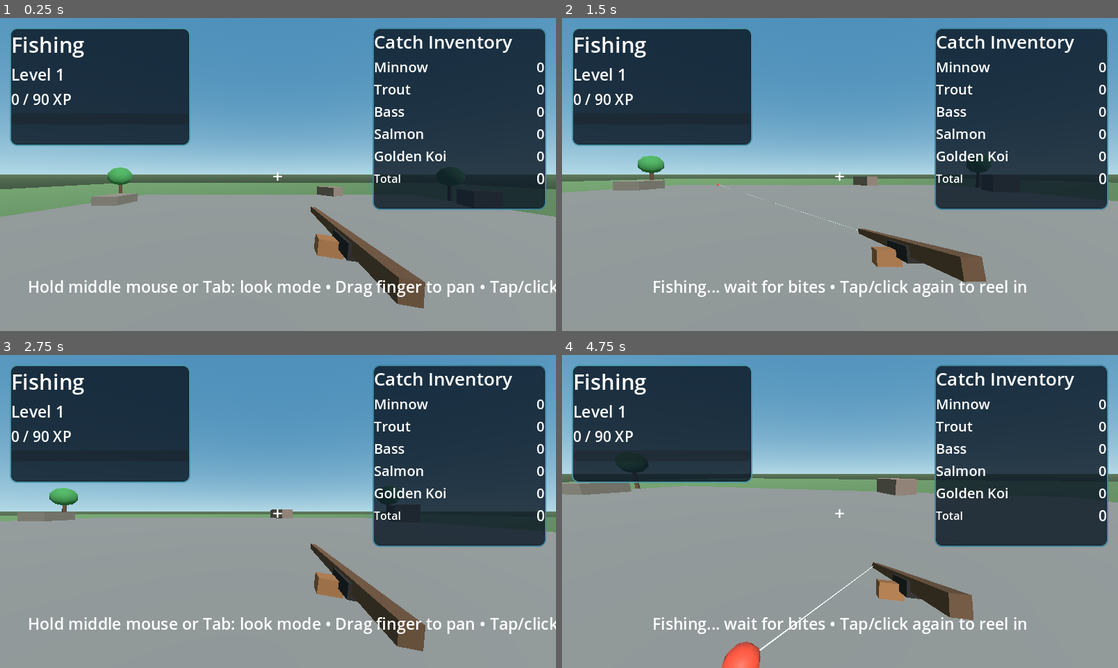
Above: before the commit, frames 1-4 (two rows, left to right).
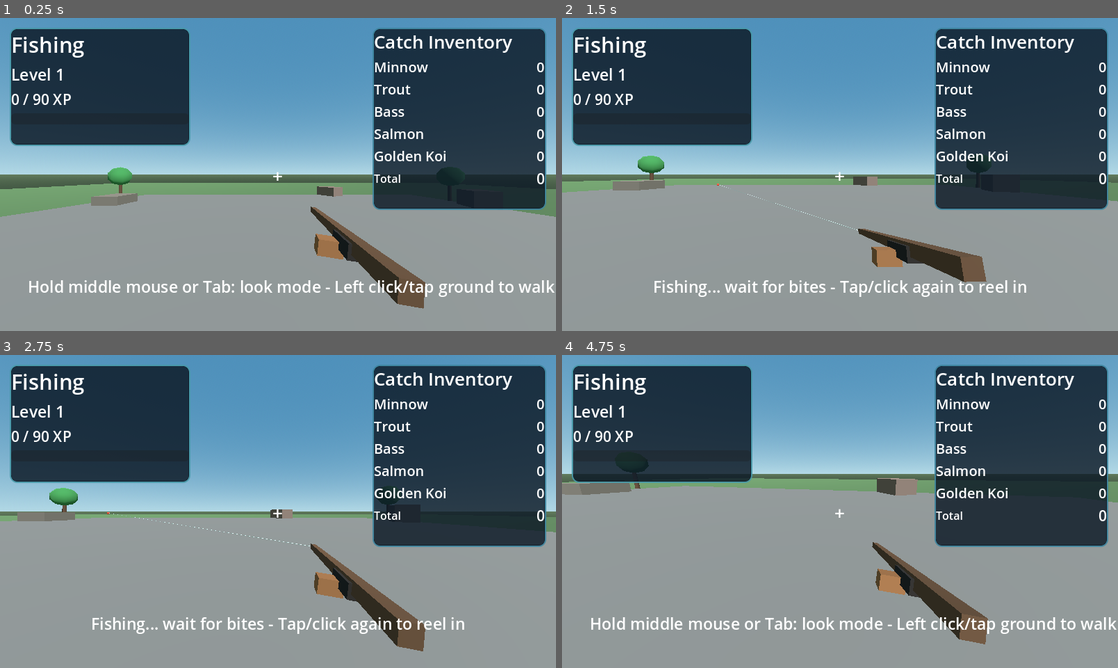
Above: after the commit, the same moments.

Repository: Churper/Skilling
Game: Godot game, scene res://scenes/main.tscn
The game is run twice, just before and just after one commit, with the same random seed, the same clock (stepped at 60 frames per second) and the same inputs.
Inputs (mouse positions are in pixels of both pictures, inside the frame that each line leads up to):
- Up to frame 1 (0.25 s): no input
- Up to frame 2 (1.5 s): tap Enter at 0.5 s; move the mouse to (962, 158) at 0.52 s; press the mouse at (962, 158) at 0.53 s; hold D (move_right) 0.53-1.25 s; tap Space (jump) at 0.77 s; release the mouse at (962, 158) at 1.25 s; drag from (728, 190) to (812, 237) at 1.27 s
- Up to frame 3 (2.75 s): move the mouse to (333, 442) at 2.02 s; hold D (move_right) from 2.03 s (still down); hold Tab (toggle_mouse_capture) from 2.03 s (still down); click (333, 442) at 2.3 s
- Up to frame 4 (4.75 s): move the mouse to (834, 517) at 2.77 s; release D (move_right) at 2.78 s; release Tab (toggle_mouse_capture) at 2.78 s; hold W (move_forward) from 2.78 s (still down); click (834, 517) at 2.85 s; tap Space (jump) at 3.02, 3.77, 4.52 s; move the mouse to (878, 514) at 3.52 s; press the mouse at (878, 514) at 3.53 s; move the mouse to (795, 508) at 4.27 s; release the mouse at (795, 508) at 4.28 s; tap Tab (toggle_mouse_capture) at 4.35 s; click (795, 508) at 4.55 s

The runs differ from the first frame. In frame 1, 0.8% of the frame differs, in the area x 58-100%, y 83-90%; in frame 2, 0.5%; in frame 3, 1.7%; in frame 4, 3.7%, in the area x 5-100%, y 59-100%.

Commit message:
Add click-to-move and boost water color profile

Diff:
--- a/data/game_config.json
+++ b/data/game_config.json
@@ -3,9 +3,9 @@
     "fishing_title": "Fishing",
     "inventory_title": "Catch Inventory",
     "status": {
-      "ready": "Hold middle mouse or Tab: look mode • Drag finger to pan • Tap/click water: cast",
+      "ready": "Hold middle mouse or Tab: look mode - Left click/tap ground to walk - Left click/tap water to cast - Drag finger to pan",
       "reel_prompt": "Tap/click to reel in",
-      "casting": "Fishing... wait for bites • Tap/click again to reel in",
+      "casting": "Fishing... wait for bites - Tap/click again to reel in",
       "cast_on_water": "Cast on water"
     }
   },
@@ -28,12 +28,12 @@
   },
   "world": {
     "water": {
-      "shallow_color": [0.56, 0.93, 1.0, 0.48],
-      "deep_color": [0.10, 0.46, 0.72, 0.72],
-      "edge_foam_color": [0.84, 0.98, 1.0, 0.78],
-      "wave_height": 0.07,
-      "wave_speed": 1.35,
-      "ripple_density": 15.0
+      "shallow_color": [0.20, 0.90, 1.00, 0.58],
+      "deep_color": [0.02, 0.26, 0.82, 0.84],
+      "edge_foam_color": [0.92, 1.00, 1.00, 0.92],
+      "wave_height": 0.085,
+      "wave_speed": 1.55,
+      "ripple_density": 18.0
     },
     "rocks": [
       { "position": [16.0, 0.0, 15.0], "size": [2.5, 1.0, 2.0], "rotation_y": 15.0, "color": [0.50, 0.43, 0.40] },
--- a/scripts/app_bootstrap.gd
+++ b/scripts/app_bootstrap.gd
@@ -5,6 +5,7 @@
 const WATER_LAYER: int = 2
 
 @onready var camera: Camera3D = $Player/Head/Camera3D
+@onready var player: CharacterBody3D = $Player
 @onready var pole: Node3D = $Player/Head/Camera3D/FishingPole
 @onready var ground_mesh: MeshInstance3D = $Ground
 @onready var world_env: WorldEnvironment = $WorldEnvironment
@@ -65,7 +66,7 @@
 		inventory[fish_name] = 0
 	_update_inventory_ui()
 	_update_fishing_ui()
-	_set_status(_status_text("ready", "Hold middle mouse or Tab: look mode • Drag finger to pan • Tap/click water: cast"))
+	_set_status(_status_text("ready", "Hold middle mouse or Tab: look mode - Left click/tap ground to walk - Left click/tap water to cast - Drag finger to pan"))
 
 	var window: Window = get_window()
 	window.size_changed.connect(_on_window_size_changed)
@@ -125,9 +126,9 @@
 			"fishing_title": "Fishing",
 			"inventory_title": "Catch Inventory",
 			"status": {
-				"ready": "Hold middle mouse or Tab: look mode • Drag finger to pan • Tap/click water: cast",
+				"ready": "Hold middle mouse or Tab: look mode - Left click/tap ground to walk - Left click/tap water to cast - Drag finger to pan",
 				"reel_prompt": "Tap/click to reel in",
-				"casting": "Fishing... wait for bites • Tap/click again to reel in",
+				"casting": "Fishing... wait for bites - Tap/click again to reel in",
 				"cast_on_water": "Cast on water"
 			}
 		},
@@ -772,7 +773,7 @@
 	if cast_state == 1:
 		_hide_cast_visuals()
 		cast_state = 0
-		_set_status(_status_text("ready", "Hold middle mouse or Tab: look mode • Drag finger to pan • Tap/click water: cast"))
+		_set_status(_status_text("ready", "Hold middle mouse or Tab: look mode - Left click/tap ground to walk - Left click/tap water to cast - Drag finger to pan"))
 		return
 
 	var screen_point: Vector2 = get_viewport().get_visible_rect().size * 0.5
@@ -782,12 +783,6 @@
 	_try_cast_from_screen(screen_point)
 
 func _try_cast_from_screen(screen_point: Vector2) -> void:
-	if cast_state == 1:
-		_hide_cast_visuals()
-		cast_state = 0
-		_set_status(_status_text("ready", "Hold middle mouse or Tab: look mode • Drag finger to pan • Tap/click water: cast"))
-		return
-
 	var ray_origin: Vector3 = camera.project_ray_origin(screen_point)
 	var ray_direction: Vector3 = camera.project_ray_normal(screen_point)
 
@@ -799,7 +794,12 @@
 	var hit: Dictionary = get_world_3d().direct_space_state.intersect_ray(params)
 	if not hit.is_empty() and hit.has("position"):
 		var hit_pos: Vector3 = hit["position"]
-		_start_cast(hit_pos)
+		if cast_state == 1:
+			_hide_cast_visuals()
+			cast_state = 0
+			_set_status(_status_text("ready", "Hold middle mouse or Tab: look mode - Left click/tap ground to walk - Left click/tap water to cast - Drag finger to pan"))
+		else:
+			_start_cast(hit_pos)
 		return
 
 	# Touch/click fallback for mobile/web scaling cases:
@@ -807,15 +807,20 @@
 	var plane_y: float = water_mesh.global_position.y if water_mesh else 0.02
 	var ray_to_plane: float = (plane_y - ray_origin.y) / ray_direction.y if abs(ray_direction.y) > 0.0001 else -1.0
 	if ray_to_plane <= 0.0:
-		_set_status(_status_text("cast_on_water", "Cast on water"))
+		_move_player_to_screen_point(ray_origin, ray_direction)
 		return
 	var plane_hit: Vector3 = ray_origin + ray_direction * ray_to_plane
 	var local_hit: Vector3 = plane_hit - water_area.global_position
 	if abs(local_hit.x) <= 21.0 and abs(local_hit.z) <= 21.0:
-		_start_cast(plane_hit)
-		return
-
-	_set_status(_status_text("cast_on_water", "Cast on water"))
+		if cast_state == 1:
+			_hide_cast_visuals()
+			cast_state = 0
+			_set_status(_status_text("ready", "Hold middle mouse or Tab: look mode - Left click/tap ground to walk - Left click/tap water to cast - Drag finger to pan"))
+		else:
+			_start_cast(plane_hit)
+		return
+
+	_move_player_to_screen_point(ray_origin, ray_direction)
 
 func _start_cast(point: Vector3) -> void:
 	last_cast_point = point
@@ -825,7 +830,30 @@
 	_place_bobber(point)
 	if pole and pole.has_method("play_cast_kick"):
 		pole.call("play_cast_kick")
-	_set_status(_status_text("casting", "Fishing... wait for bites • Tap/click again to reel in"))
+	_set_status(_status_text("casting", "Fishing... wait for bites - Tap/click again to reel in"))
+
+func _move_player_to_screen_point(ray_origin: Vector3, ray_direction: Vector3) -> void:
+	var params: PhysicsRayQueryParameters3D = PhysicsRayQueryParameters3D.create(ray_origin, ray_origin + ray_direction * 500.0)
+	params.collide_with_areas = false
+	params.collide_with_bodies = true
+	params.collision_mask = 1
+	if player:
+		params.exclude = [player.get_rid()]
+
+	var hit: Dictionary = get_world_3d().direct_space_state.intersect_ray(params)
+	var target: Vector3
+	if not hit.is_empty() and hit.has("position"):
+		target = hit["position"]
+	else:
+		var ground_y: float = 0.0
+		var t: float = (ground_y - ray_origin.y) / ray_direction.y if abs(ray_direction.y) > 0.0001 else -1.0
+		if t <= 0.0:
+			return
+		target = ray_origin + ray_direction * t
+
+	target.y = player.global_position.y
+	if player and player.has_method("set_click_move_target"):
+		player.call("set_click_move_target", target)
 
 func _place_bobber(point: Vector3) -> void:
 	if not bobber:
--- a/scripts/player.gd
+++ b/scripts/player.gd
@@ -4,8 +4,11 @@
 @export var acceleration: float = 12.0
 @export var jump_velocity: float = 4.3
 @export var mouse_sensitivity: float = 0.0022
+@export var click_move_stop_distance: float = 0.45
 
 var gravity: float = ProjectSettings.get_setting("physics/3d/default_gravity")
+var click_move_active: bool = false
+var click_move_target: Vector3 = Vector3.ZERO
 
 @onready var head: Node3D = $Head
 
@@ -45,8 +48,21 @@
 		velocity.y = jump_velocity
 
 	var input_vec := Input.get_vector("move_left", "move_right", "move_forward", "move_back")
-	var local_dir := Vector3(input_vec.x, 0.0, input_vec.y)
-	var world_dir := (transform.basis * local_dir).normalized()
+	if input_vec.length() > 0.01:
+		click_move_active = false
+
+	var world_dir := Vector3.ZERO
+	if click_move_active:
+		var to_target := click_move_target - global_position
+		to_target.y = 0.0
+		if to_target.length() <= click_move_stop_distance:
+			click_move_active = false
+		else:
+			world_dir = to_target.normalized()
+			look_at(global_position + world_dir, Vector3.UP)
+	else:
+		var local_dir := Vector3(input_vec.x, 0.0, input_vec.y)
+		world_dir = (transform.basis * local_dir).normalized()
 
 	var target_x := world_dir.x * move_speed
 	var target_z := world_dir.z * move_speed
@@ -55,6 +71,11 @@
 	velocity.z = move_toward(velocity.z, target_z, acceleration * delta)
 
 	move_and_slide()
+
+func set_click_move_target(target: Vector3) -> void:
+	click_move_target = target
+	click_move_target.y = global_position.y
+	click_move_active = true
 
 func _ensure_default_input_map() -> void:
 	_add_action_key("move_forward", Key.KEY_W)
Not shown, changed: docs/index.html
Not shown, changed: docs/index.pck
